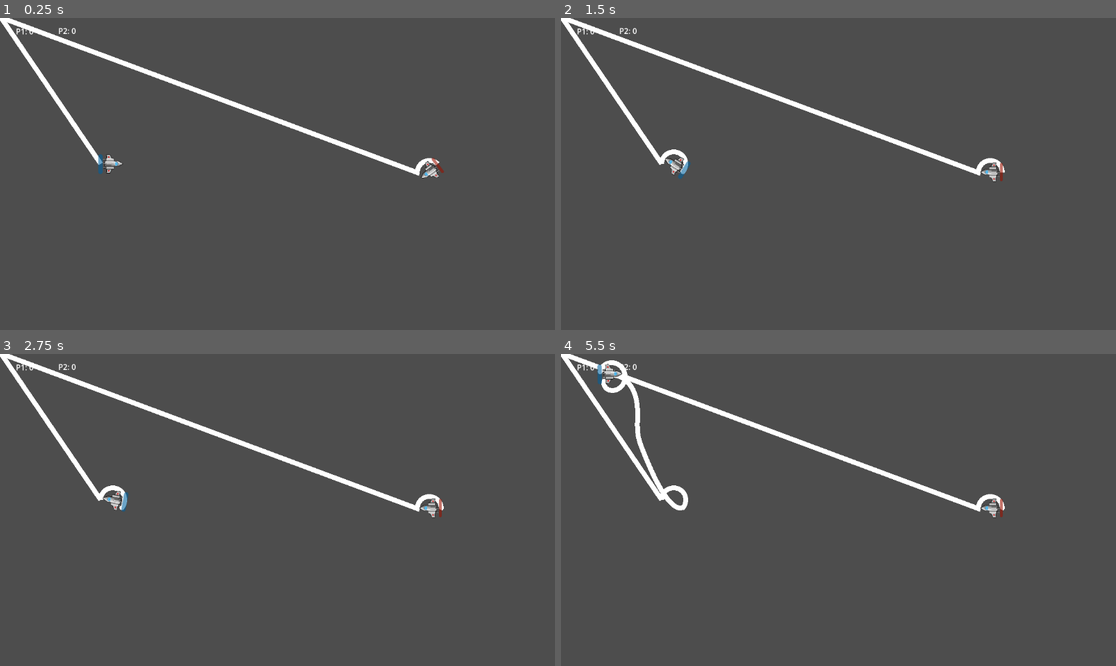
Above: before the commit, frames 1-4 (two rows, left to right).
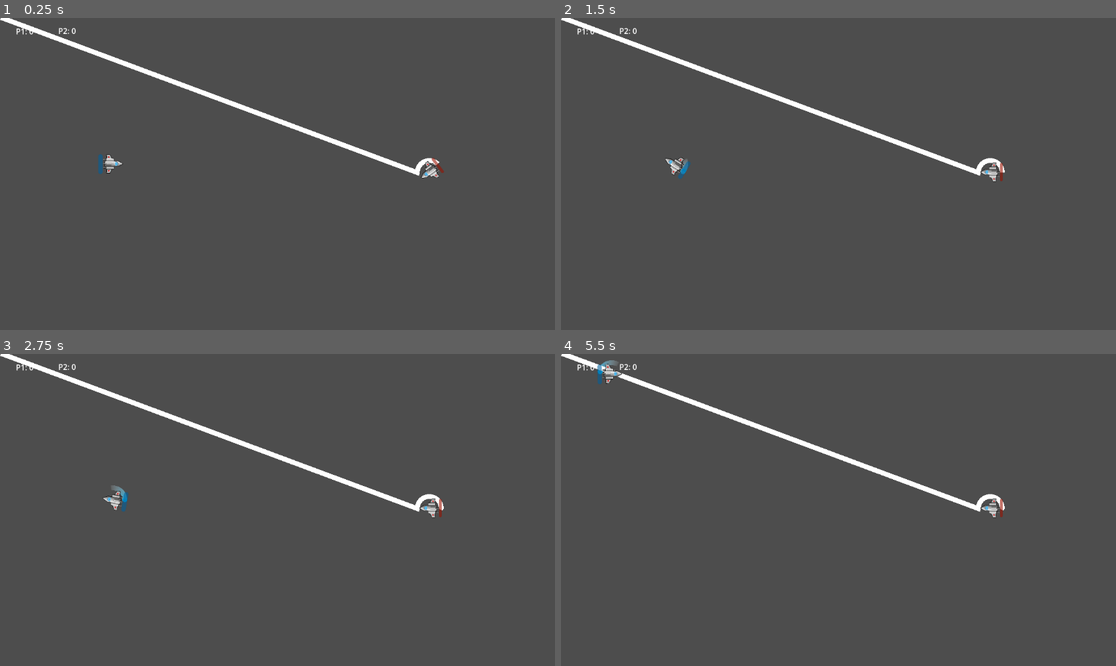
Above: after the commit, the same moments.

Repository: GreatSandwiches/Orbital-Obliteration
Game: Godot game, scene res://Scenes/level.tscn
Same seed, same stepped clock (60 frames per second), same inputs: the game is played once before the commit and once after it.
Inputs:
- Up to frame 1 (0.25 s): no input
- Up to frame 2 (1.5 s): hold Right (ui_right) 0.53-1.28 s; hold Left (ui_left) from 1.28 s (still down)
- Up to frame 3 (2.75 s): release Left (ui_left) at 2.03 s; hold Right (ui_right) from 2.03 s (still down)
- Up to frame 4 (5.5 s): release Right (ui_right) at 2.78 s; hold Up (ui_up) 2.78-3.53 s; hold Left (ui_left) from 3.53 s (still down)

The runs differ from the first frame. In frame 1, 0.5% of the frame differs, in the area x 0-19%, y 0-47%; in frame 2, 0.7%; in frame 3, 0.7%; in frame 4, 1.3%, in the area x 0-23%, y 0-51%.

Commit message:
Added styling and lifetime to p1 trail

Diff:
--- a/Scenes/p1_trail.tscn
+++ b/Scenes/p1_trail.tscn
@@ -1,12 +1,15 @@
-[gd_scene load_steps=2 format=3 uid="uid://b07vwngjvg1ef"]
+[gd_scene load_steps=3 format=3 uid="uid://b07vwngjvg1ef"]
 
 [ext_resource type="Script" path="res://Scripts/P1_trail.gd" id="1_rtxnf"]
+
+[sub_resource type="Gradient" id="Gradient_ccin5"]
+colors = PackedColorArray(1, 1, 1, 0, 0, 0.666667, 0.905882, 1)
 
 [node name="Node2D" type="Node2D"]
 
 [node name="P1_trail_line" type="Line2D" parent="."]
-position = Vector2(-121, 58)
-points = PackedVector2Array(121, -58)
+default_color = Color(0, 0.717647, 1, 1)
+gradient = SubResource("Gradient_ccin5")
 joint_mode = 2
 begin_cap_mode = 2
 end_cap_mode = 2
--- a/Scripts/P1_trail.gd
+++ b/Scripts/P1_trail.gd
@@ -11,3 +11,9 @@
 func _process(delta):
 	global_position = Vector2(0,0)
 	add_point(global.p1_location, -1)
+
+	print(get_point_position(0))
+	if get_point_position(0) == Vector2(0,0):
+		remove_point(0)
+	if get_point_count() > 20:
+		remove_point(0)
